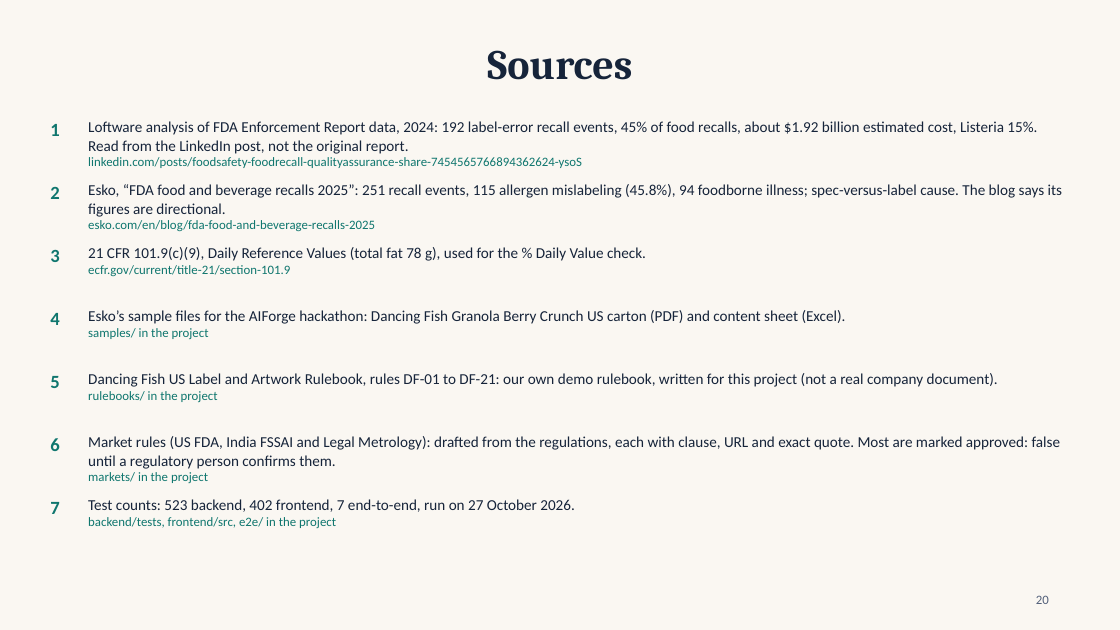
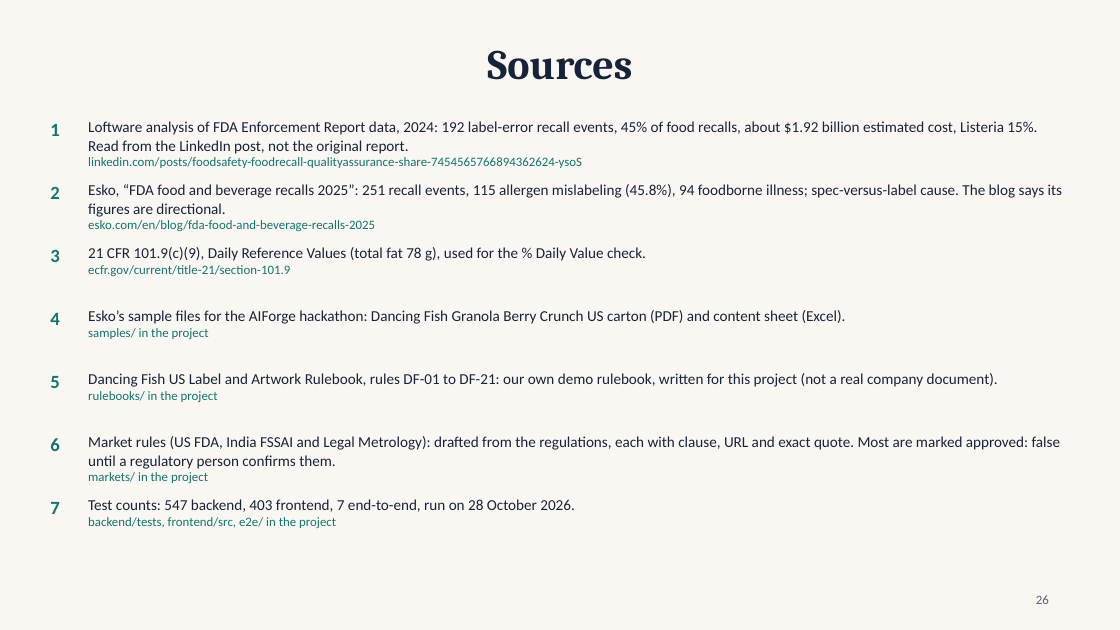
Before and after one commit to sogalabhi/esko, a slide deck: slide 26 of docs/deck/BriefForge.pptx (slide 20 before the commit). Drawn at 1120x630 pixels with LibreOffice and Linux fonts; fonts in the diff are those of the drawing. Boxes give left, top, right and bottom in pixels: in the first picture for what was removed or moved away, otherwise in the second. Text is boxed around its words. In the diff, an @@ line names an element or a change of style, - is before the commit and + after.

```diff
--- a/docs/deck/BriefForge.pptx
+++ b/docs/deck/BriefForge.pptx
@@ text at box(88, 499, 575, 512): text changed @@
-Test counts: 523 backend, 402 frontend, 7 end-to-end, run on 27 October 2026.
+Test counts: 547 backend, 403 frontend, 7 end-to-end, run on 28 October 2026.
@@ page number at box(1036, 595, 1049, 604): text changed @@
-20
+26
```
Also in this commit, not shown: 2 other slides changed, 6 slides added, 6 other files.
